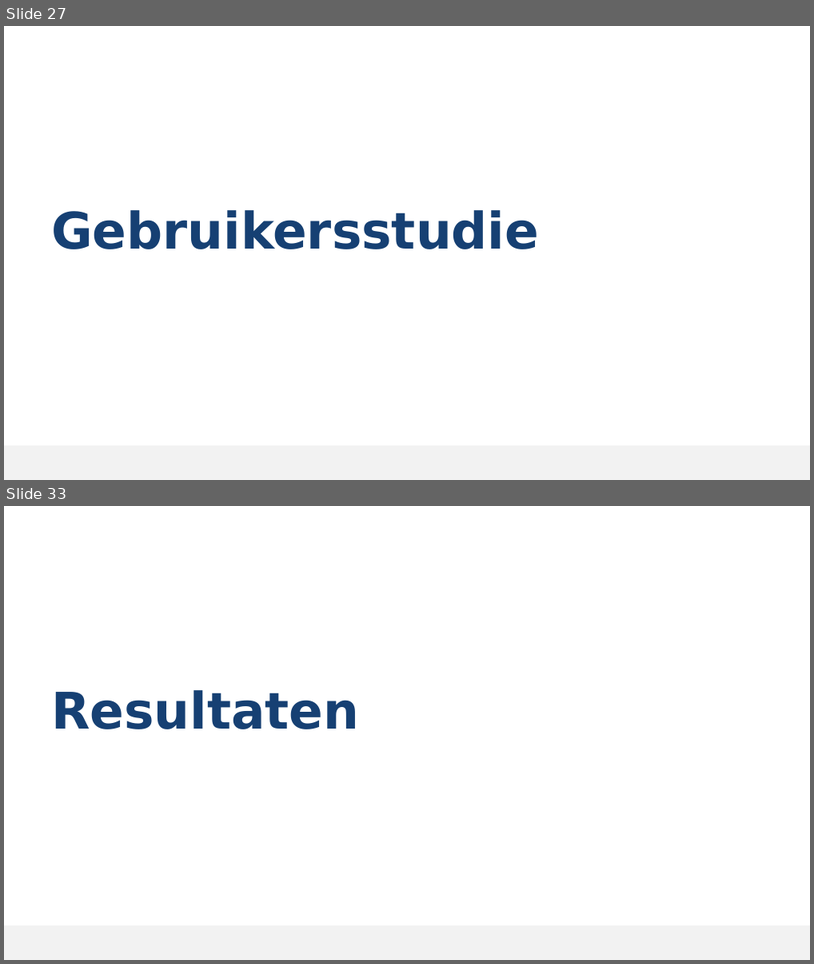
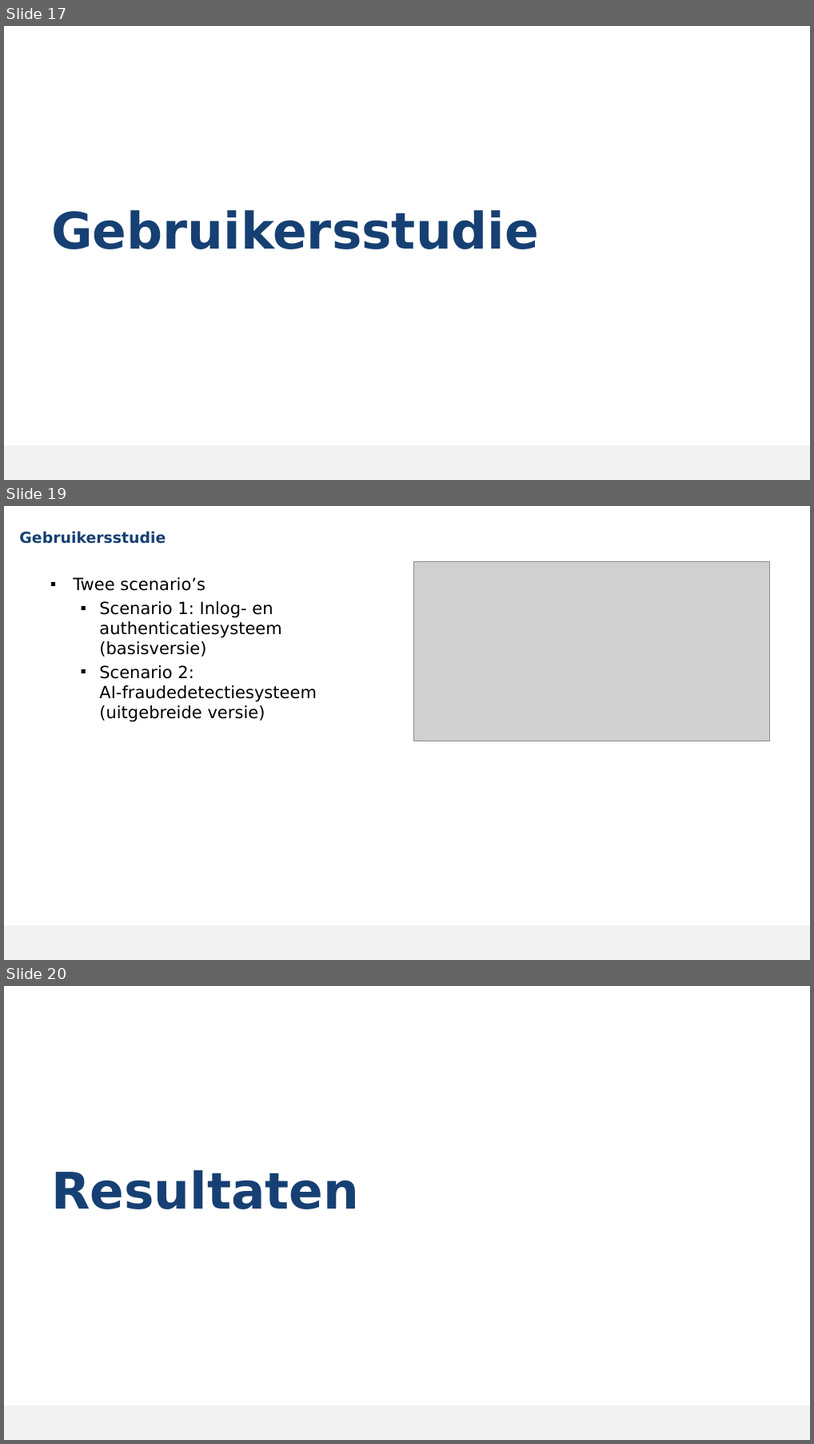
Before and after one commit to MikaG-1952764/masterproef, a slide deck: MP2526_Verdediging.pptx. Shown one above the other, each under a label of ours: slides 27 and 33 before the commit, slides 17, 19 and 20 after it; the slides between them are not shown. The pictures are 814x964 and 814x1444 pixels, drawn with LibreOffice and Linux fonts; fonts in the diff are those of the drawing; grey boxes stand for pictures; background and template pictures are left out. Boxes give left, top, right and bottom in pixels: in the first picture for what was removed or moved away, otherwise in the second. Text is boxed around its words. In the diff, an @@ line names an element or a change of style, - is before the commit and + after.

```diff
--- a/MP2526_Verdediging.pptx
+++ b/MP2526_Verdediging.pptx
@@ slide 19 added at (x1=4, y1=506, x2=810, y2=960), background #FFFFFF; not listed: 1 template element that a slide beside it also shows @@
@@ title added at (x1=19, y1=531, x2=166, y2=544), 18 pt, text #164073, bold @@
+Gebruikersstudie
@@ text added at (x1=73, y1=577, x2=317, y2=722), 20 pt, text #000000 @@
+▪ Twee scenario’s
+  ▪ Scenario 1: Inlog- en authenticatiesysteem (basisversie)
+  ▪ Scenario 2: AI‑fraudedetectiesysteem (uitgebreide versie)
@@ picture added at (x1=414, y1=561, x2=770, y2=740) @@
@@ what was slide 27 is now slide 17 @@
@@ what was slide 33 is now slide 20 @@
```
Also in this commit, not shown: 13 slides changed, 5 other slides added, 16 slides removed, 1 other file.
